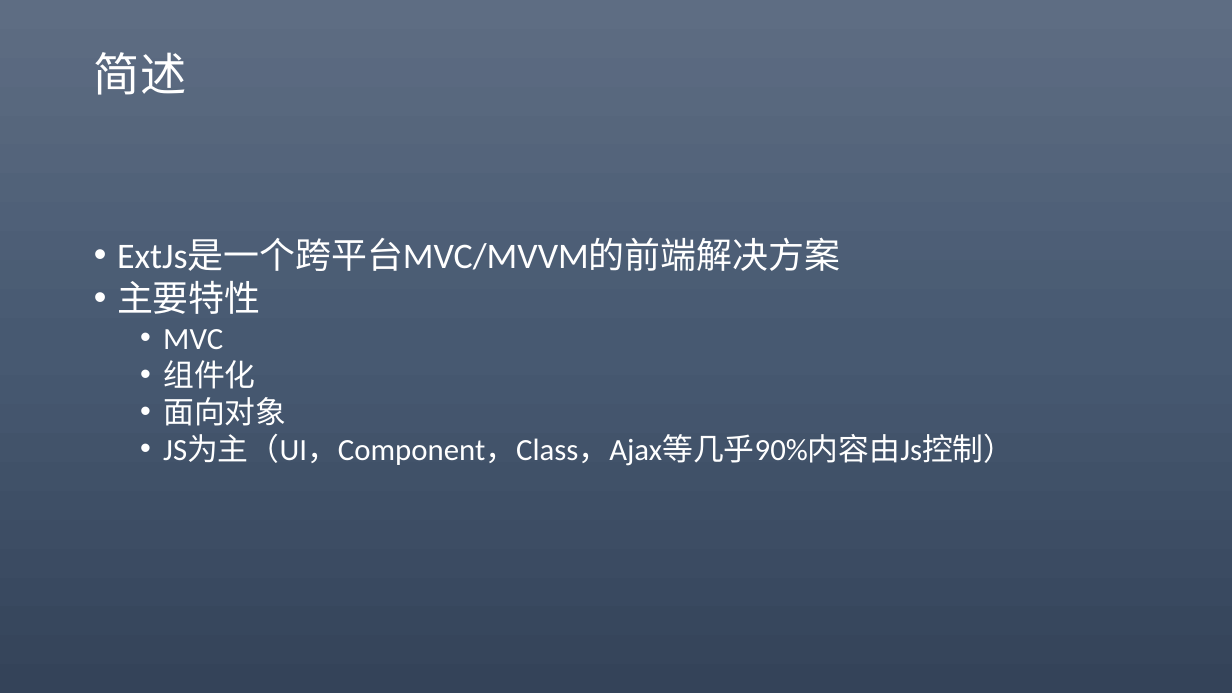
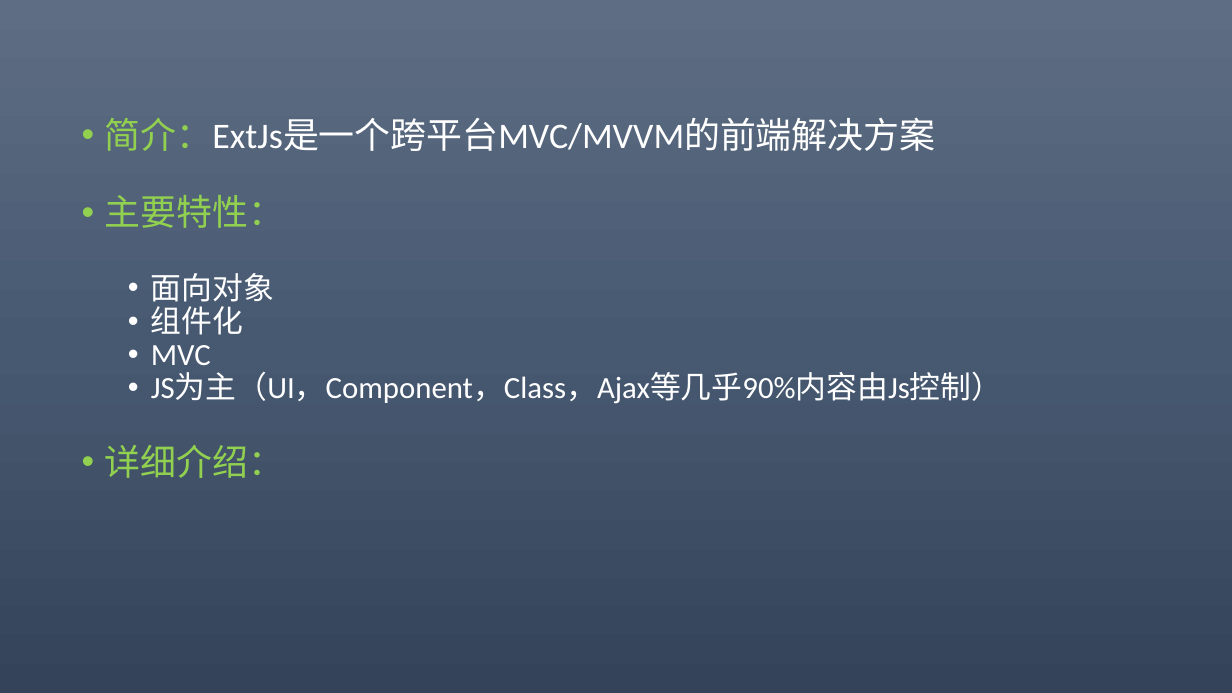
Before and after one commit to 369857519/AlgorithmPractise, a slide deck: slide 2 of eXT.pptx. Drawn at 1232x693 pixels with LibreOffice and Linux fonts; fonts in the diff are those of the drawing. Boxes give left, top, right and bottom in pixels: in the first picture for what was removed or moved away, otherwise in the second. Text is boxed around its words. In the diff, an @@ line names an element or a change of style, - is before the commit and + after.

```diff
--- a/eXT.pptx
+++ b/eXT.pptx
@@ title removed at bbox=[94, 52, 186, 95] @@
-简述
@@ text "简介：ExtJs是一个跨平台MVC/MVVM的前端解决方案": place and size @@
-text "简介：ExtJs是一个跨平台MVC/MVVM的前端解决方案" at bbox=[117, 238, 1014, 466]
+text "简介：ExtJs是一个跨平台MVC/MVVM的前端解决方案" at bbox=[105, 117, 1002, 478]
@@ text at bbox=[105, 117, 936, 335]: text changed @@
-• ExtJs是一个跨平台MVC/MVVM的前端解决方案
-• 主要特性
+• 简介：ExtJs是一个跨平台MVC/MVVM的前端解决方案
+• 主要特性：
+  • 面向对象
+  • 组件化
@@ text at bbox=[151, 345, 1002, 404]: line spacing 1 to 0.9 @@
@@ text at bbox=[163, 360, 286, 426]: paragraphs removed @@
-  • 组件化
-  • 面向对象
@@ text at bbox=[105, 445, 284, 478]: paragraph added @@
+• 详细介绍：
```
Also in this commit, not shown: 6 other slides changed, 14 slides added, 11 slides removed, 10 other files.
